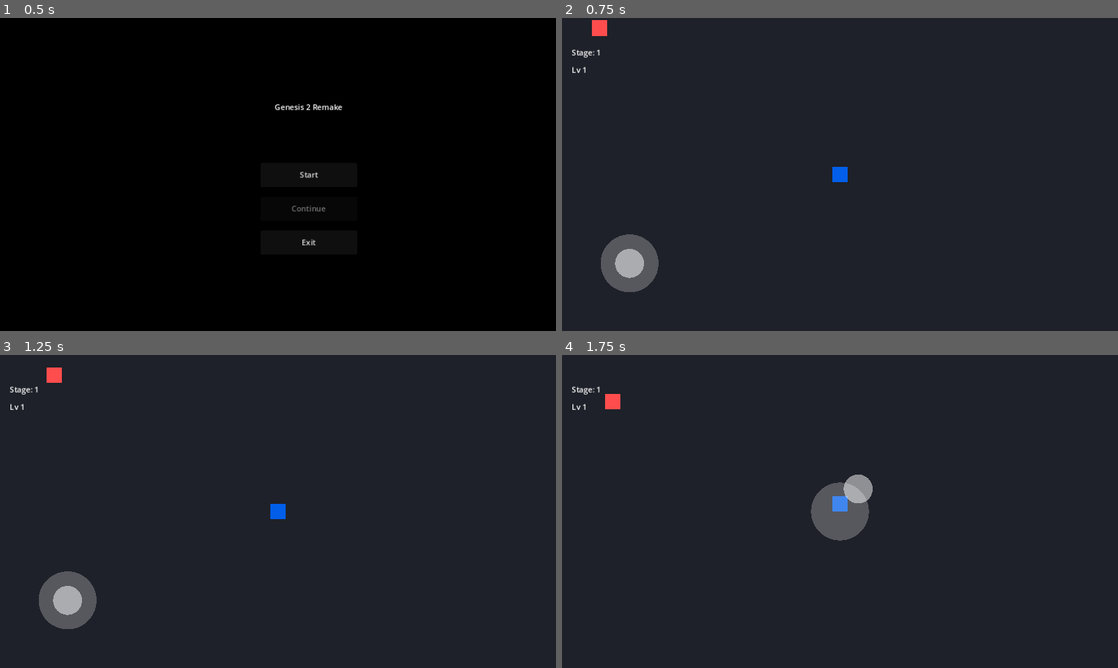
Above: before the commit, frames 1-4 (two rows, left to right).
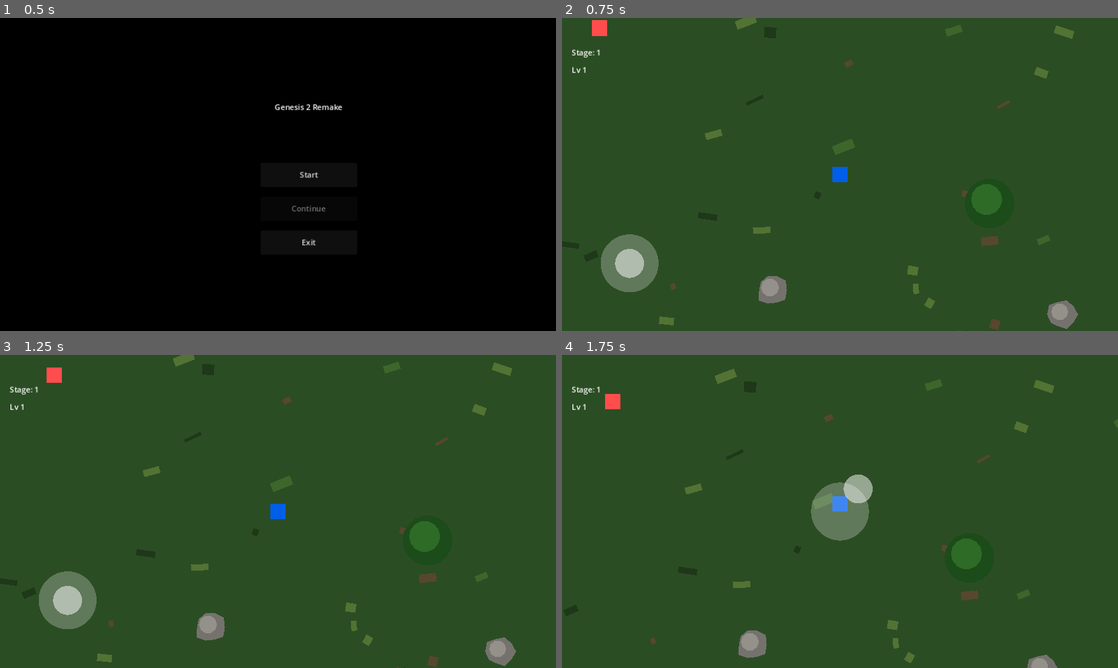
Above: after the commit, the same moments.

Repository: fearghost/vamsurlike_remake
Game: Godot game, scene res://scenes/ui/main_menu.tscn
Two runs of this game, one before a commit and one after it. Both use one fixed random seed, a clock stepped at 60 frames per second and the inputs below.
Inputs (mouse positions are in pixels of both pictures, inside the frame that each line leads up to):
- Up to frame 1 (0.5 s): no input
- Up to frame 2 (0.75 s): click "Start" at 0.5 s
- Up to frame 3 (1.25 s): no input
- Up to frame 4 (1.75 s): drag from (840, 511) to (895, 442) at 1.27 s

Frame 1 is identical in both runs. In frame 2, 99% of the frame differs, in the area x 0-100%, y 0-100%; in frame 3, 99%; in frame 4, 99%.

Commit message:
Add forest-floor background and blocking trees/rocks to combat scene
- MapFloor recolored from dark gray to grass green; 80 deterministic decorative
  grass/dirt patches generated at runtime (local RNG, global seed untouched)
- 10 obstacles (6 trees, 4 rocks) on new layer 4 with circle hitboxes slightly
  smaller than visuals; player and enemies detect layer 4 so they cannot walk through
- smoke_test Phase 6a updated: enemies may now mask the obstacle layer but still
  must not physically detect the player (distance-based contact damage unchanged)

Diff:
--- a/vamsurlike_remake/scenes/game/combat_demo.tscn
+++ b/vamsurlike_remake/scenes/game/combat_demo.tscn
@@ -15,7 +15,7 @@
 [node name="MapFloor" type="ColorRect" parent="."]
 position = Vector2(0, 0)
 size = Vector2(2560, 1440)
-color = Color(0.12, 0.13, 0.16, 1)
+color = Color(0.17, 0.30, 0.14, 1)
 
 [node name="MapCamera" type="Camera2D" parent="."]
 position = Vector2(640, 360)
--- a/vamsurlike_remake/scripts/enemy/enemy_ai.gd
+++ b/vamsurlike_remake/scripts/enemy/enemy_ai.gd
@@ -39,12 +39,12 @@
 	# Add to enemies group so AutoAttack can find them
 	add_to_group("enemies")
 
-	# Collision setup: enemies live on layer 2 but detect NOTHING (mask 0).
-	# They never physically collide with the player or each other — contact
-	# damage is distance-based instead, so chasing enemies pass through the
-	# player without sticking to them.
+	# Collision setup: enemies live on layer 2 and detect only obstacles
+	# (layer 4) so they cannot walk through trees/rocks. They never physically
+	# collide with the player or each other — contact damage is distance-based
+	# instead, so chasing enemies pass through the player without sticking to them.
 	collision_layer = 2
-	collision_mask = 0
+	collision_mask = MapConfig.OBSTACLE_MASK
 
 	# Auto-discover player reference
 	player_ref = _find_player()
--- a/vamsurlike_remake/scripts/game/map_config.gd
+++ b/vamsurlike_remake/scripts/game/map_config.gd
@@ -7,3 +7,9 @@
 ## follows the player and clamps at the edges instead of showing void.
 
 const MAP_SIZE := Vector2(2560, 1440)
+
+# Obstacles (trees/rocks) live on this layer; the player and enemies detect it
+# via collision_mask so they cannot walk through them. Kept out of layers 1-2
+# (player/enemy) so physical contact between those two stays distance-based.
+const OBSTACLE_LAYER := 4
+const OBSTACLE_MASK := 1 << (OBSTACLE_LAYER - 1)
--- a/vamsurlike_remake/scripts/player/combat_demo.gd
+++ b/vamsurlike_remake/scripts/player/combat_demo.gd
@@ -12,6 +12,9 @@
 
 
 func _ready() -> void:
+	# Build the forest-floor backdrop (grass patches + blocking trees/rocks).
+	_setup_environment()
+
 	# Create the level-up skill selection overlay (hidden until a level is gained)
 	skill_select = SkillSelect.new()
 	skill_select.name = "SkillSelect"
@@ -117,3 +120,120 @@
 	var st := get_node_or_null("/root/SceneTransition")
 	if st != null and st.has_method("transition_to_main_menu"):
 		st.transition_to_main_menu()
+
+
+## Builds the forest-floor backdrop: grass patches (decorative) plus blocking
+## trees and rocks on layer 4 (MapConfig.OBSTACLE_LAYER). Everything lives in a
+## single "Environment" node inserted just above MapFloor so it renders behind
+## the player, enemies and projectiles. Deterministic layout via a local RNG —
+## the global seed is left alone so enemy spawn randomness is unchanged.
+func _setup_environment() -> void:
+	if has_node("Environment"):
+		return
+	var env := Node2D.new()
+	env.name = "Environment"
+	add_child(env)
+	move_child(env, 1)  # above MapFloor (index 0), below everything else
+
+	var rng := RandomNumberGenerator.new()
+	rng.seed = 1234
+
+	# --- grass tufts / ground patches (decorative, non-colliding) ---
+	var palette := [
+		Color(0.24, 0.40, 0.17, 1),   # light moss green
+		Color(0.12, 0.22, 0.10, 1),   # dark forest floor
+		Color(0.32, 0.45, 0.20, 1),   # bright grass
+		Color(0.34, 0.28, 0.18, 1),   # bare dirt patch
+	]
+	for i in range(80):
+		var w := rng.randf_range(10.0, 48.0)
+		var h := rng.randf_range(6.0, 22.0)
+		var patch := ColorRect.new()
+		patch.color = palette[rng.randi() % palette.size()]
+		patch.size = Vector2(w, h)
+		patch.position = Vector2(
+			rng.randf_range(20.0, MapConfig.MAP_SIZE.x - w - 20.0),
+			rng.randf_range(20.0, MapConfig.MAP_SIZE.y - h - 20.0)
+		)
+		patch.rotation = rng.randf_range(-0.6, 0.6)
+		env.add_child(patch)
+
+	# --- blocking obstacles (trees and rocks on layer 4) ---
+	var obstacles := [
+		{"pos": Vector2(950, 420), "radius": 52.0, "type": "tree"},
+		{"pos": Vector2(1500, 350), "radius": 46.0, "type": "tree"},
+		{"pos": Vector2(1900, 800), "radius": 58.0, "type": "tree"},
+		{"pos": Vector2(700, 1000), "radius": 44.0, "type": "tree"},
+		{"pos": Vector2(1200, 900), "radius": 66.0, "type": "tree"},
+		{"pos": Vector2(2100, 450), "radius": 46.0, "type": "tree"},
+		{"pos": Vector2(1100, 650), "radius": 32.0, "type": "rock"},
+		{"pos": Vector2(1700, 1150), "radius": 38.0, "type": "rock"},
+		{"pos": Vector2(500, 600), "radius": 34.0, "type": "rock"},
+		{"pos": Vector2(2300, 1000), "radius": 40.0, "type": "rock"},
+	]
+	var idx := 0
+	for spec in obstacles:
+		env.add_child(_make_obstacle(spec["pos"], spec["radius"], spec["type"], "Obstacle_%d" % idx, rng))
+		idx += 1
+
+
+func _circle_polygon(radius: float, segments: int = 16) -> PackedVector2Array:
+	var pts := PackedVector2Array()
+	for i in range(segments):
+		var a := TAU * float(i) / float(segments)
+		pts.append(Vector2(cos(a) * radius, sin(a) * radius))
+	return pts
+
+
+func _make_obstacle(pos: Vector2, radius: float, type: String, node_name: String, rng: RandomNumberGenerator) -> StaticBody2D:
+	var body := StaticBody2D.new()
+	body.name = node_name
+	body.position = pos
+	body.collision_layer = MapConfig.OBSTACLE_LAYER
+	body.collision_mask = 0
+
+	# Fair-sized hitbox slightly smaller than the visual so edge touches don't feel sticky.
+	var shape := CircleShape2D.new()
+	shape.radius = radius * (0.8 if type == "tree" else 0.85)
+	var col := CollisionShape2D.new()
+	col.shape = shape
+	body.add_child(col)
+
+	if type == "tree":
+		# Trunk (drawn first so the crown covers its top), then a two-tone crown.
+		var trunk := ColorRect.new()
+		trunk.color = Color(0.32, 0.22, 0.12, 1)
+		trunk.size = Vector2(radius * 0.28, radius * 0.55)
+		trunk.position = Vector2(-radius * 0.14, radius * 0.25)
+		body.add_child(trunk)
+
+		var crown := Polygon2D.new()
+		crown.polygon = _circle_polygon(radius, 18)
+		crown.color = Color(0.11, 0.30, 0.10, 1)
+		body.add_child(crown)
+
+		var crown_hi := Polygon2D.new()
+		crown_hi.polygon = _circle_polygon(radius * 0.62, 14)
+		crown_hi.color = Color(0.18, 0.42, 0.15, 1)
+		crown_hi.position = Vector2(-radius * 0.12, -radius * 0.16)
+		body.add_child(crown_hi)
+	else:
+		# Irregular rock — vertex radii vary a little so no two rocks look identical.
+		var pts := PackedVector2Array()
+		var segs := 10
+		for i in range(segs):
+			var a := TAU * float(i) / float(segs)
+			var r := radius * rng.randf_range(0.78, 1.05)
+			pts.append(Vector2(cos(a) * r, sin(a) * r))
+		var rock := Polygon2D.new()
+		rock.polygon = pts
+		rock.color = Color(0.46, 0.45, 0.43, 1)
+		body.add_child(rock)
+
+		var rock_hi := Polygon2D.new()
+		rock_hi.polygon = _circle_polygon(radius * 0.55, 10)
+		rock_hi.color = Color(0.58, 0.57, 0.54, 1)
+		rock_hi.position = Vector2(-radius * 0.15, -radius * 0.18)
+		body.add_child(rock_hi)
+
+	return body
--- a/vamsurlike_remake/scripts/player/player_controller.gd
+++ b/vamsurlike_remake/scripts/player/player_controller.gd
@@ -17,13 +17,13 @@
 func _ready() -> void:
 	add_to_group("player")
 
-	# Collision setup: player lives on layer 1 and collides with NOTHING
-	# (mask 0). Enemies must not physically block the player — a chasing
-	# enemy pushes the player and, with two or more enemies, boxes it in so
-	# it cannot move at all. Contact damage is distance-based on the enemy
+	# Collision setup: player lives on layer 1 and detects only obstacles
+	# (layer 4) — trees/rocks block movement. Enemies must NOT physically
+	# block the player (a chasing enemy pushes it and boxes it in), so they
+	# stay out of the mask; contact damage is distance-based on the enemy
 	# side (see EnemyAI._check_contact_damage), not collision-driven.
 	collision_layer = 1
-	collision_mask = 0
+	collision_mask = MapConfig.OBSTACLE_MASK
 
 	# Create dummy sprite (blue ColorRect) if no child sprite exists
 	if find_child("Body") == null:
--- a/vamsurlike_remake/tests/smoke_test.gd
+++ b/vamsurlike_remake/tests/smoke_test.gd
@@ -383,10 +383,13 @@
 		failures.append("collision: player mask %d includes enemy layer %d — enemies physically block the player (stuck-on-contact bug)" % [player.collision_mask, enemy.collision_layer])
 	else:
 		passes.append("player does not collide with enemies (no stuck-on-contact)")
-	if enemy.collision_mask != 0:
-		failures.append("collision: enemy mask %d — enemies must not physically detect the player (distance-based contact damage instead)" % [enemy.collision_mask])
-	else:
-		passes.append("enemies do not physically collide with the player")
+	var enemy_allowed := 1 << (4 - 1)  # OBSTACLE_LAYER (4) — see MapConfig; enemies may only detect obstacles
+	if enemy.collision_mask & player.collision_layer != 0:
+		failures.append("collision: enemy mask %d includes the player layer — enemies must not physically detect the player (distance-based contact damage instead)" % [enemy.collision_mask])
+	elif enemy.collision_mask & ~enemy_allowed != 0:
+		failures.append("collision: enemy mask %d — enemies may only detect the obstacle layer (%d)" % [enemy.collision_mask, enemy_allowed])
+	else:
+		passes.append("enemies do not physically collide with the player (obstacles allowed)")
 
 	# 6a2. Distance-based contact damage must actually trigger when an enemy is in range.
 	var stats := player.get_node_or_null("PlayerStats")
